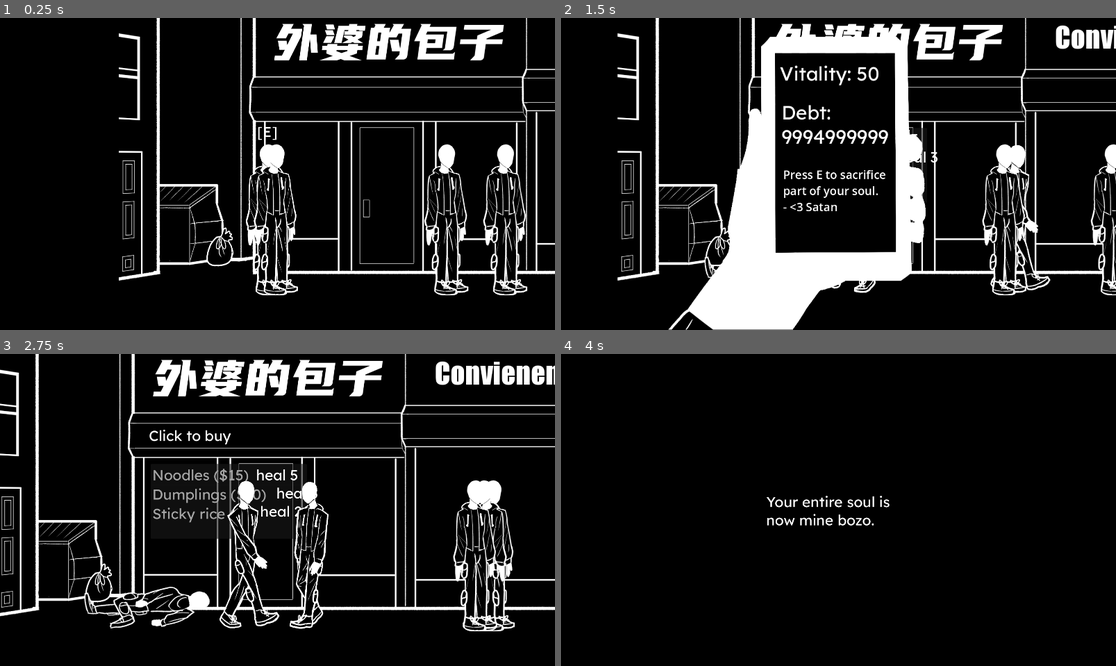
Above: before the commit, frames 1-4 (two rows, left to right).
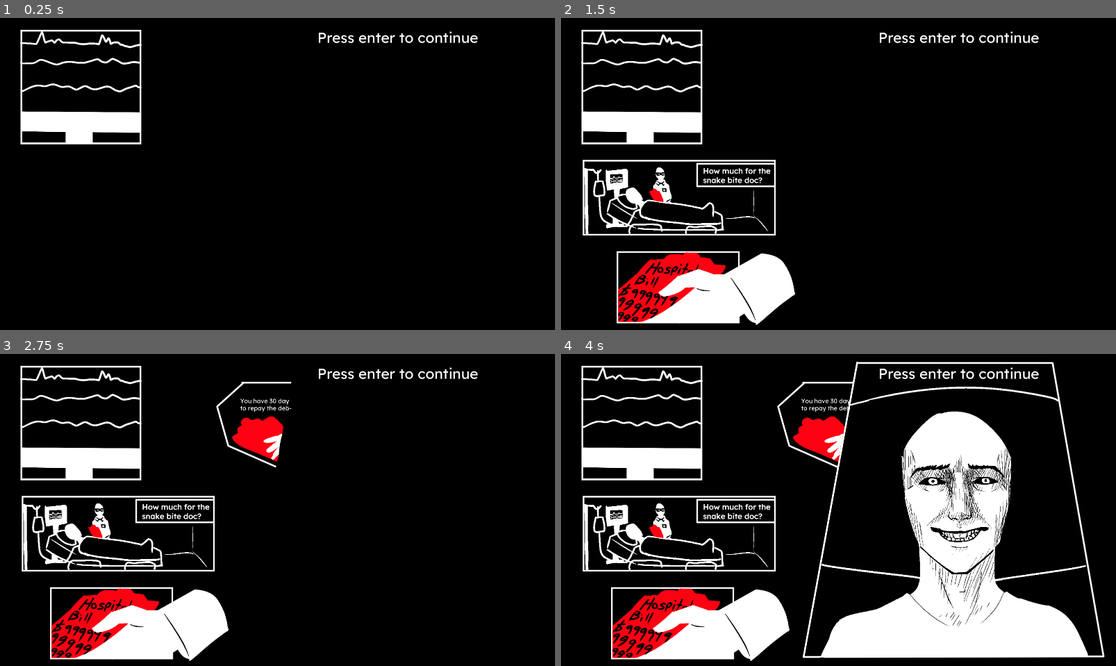
Above: after the commit, the same moments.

Repository: Cobble-Stun/Health-is-Currency
Game: Godot game, scene res://Scenes/intro.tscn
The game is run twice, just before and just after one commit, with the same random seed, the same clock (stepped at 60 frames per second) and the same inputs. Before the commit the project starts from res://Scenes/Street.tscn.
Inputs (mouse positions are in pixels of both pictures, inside the frame that each line leads up to):
- Up to frame 1 (0.25 s): no input
- Up to frame 2 (1.5 s): tap Enter at 0.5, 1.25 s; move the mouse to (960, 158) at 0.52 s; hold Right (Right) 0.53-1.28 s; tap Tab (Phone) at 0.6 s; tap E (Sacrifice) at 0.8, 1.35 s; move the mouse to (727, 189) at 1.27 s; hold Left (Left) from 1.28 s (still down)
- Up to frame 3 (2.75 s): tap Tab (Phone) at 1.55 s; tap E (Sacrifice) at 2, 2.3 s; move the mouse to (333, 441) at 2.02 s; release Left (Left) at 2.03 s; hold Right (Right) from 2.03 s (still down); click (333, 441) at 2.1 s
- Up to frame 4 (4 s): tap Enter at 2.75 s; move the mouse to (810, 572) at 2.77 s; tap Tab (Phone) at 2.85 s; tap E (Sacrifice) at 3.5, 3.6 s; move the mouse to (1005, 556) at 3.52 s; release Right (Right) at 3.53 s; hold Left (Left) from 3.53 s (still down)

The runs differ from the first frame. In frame 1, 15% of the frame differs, in the area x 3-100%, y 0-89%; in frame 2, 29%; in frame 3, 27%; in frame 4, 32%, in the area x 3-98%, y 2-99%.

Commit message:
Final Commit with bug fixes

Diff:
--- /dev/null
+++ b/Prefabs/Store3.gd
@@ -0,0 +1,11 @@
+extends "res://Scripts/Store.gd"
+
+@onready var chemNumberText = $"Text/Item descriptions"
+
+func _on_item_list_item_clicked(_index, _at_position, _mouse_button_index):
+	if globals.mysteryChems >= 3:
+		playerSound.stream = buySound
+		playerSound.play()
+		globals.debt -= 1000000
+		globals.mysteryChems -= 3
+		chemNumberText.text = "You have " + str(globals.mysteryChems)
--- a/Prefabs/enemy.tscn
+++ b/Prefabs/enemy.tscn
@@ -10,7 +10,7 @@
 [ext_resource type="Theme" uid="uid://defr2d40hwy3d" path="res://Application/UI.tres" id="8_d5ebf"]
 
 [sub_resource type="RectangleShape2D" id="RectangleShape2D_u8g0o"]
-size = Vector2(144, 518)
+size = Vector2(163, 518)
 
 [sub_resource type="SpriteFrames" id="SpriteFrames_5ijkp"]
 animations = [{
@@ -53,12 +53,12 @@
 
 [node name="Enemy" type="CharacterBody2D"]
 collision_layer = 2
+collision_mask = 2
 script = ExtResource("1_g8ymc")
 
 [node name="CollisionShape2D" type="CollisionShape2D" parent="."]
-position = Vector2(-9, 6)
+position = Vector2(-9.5, 0)
 shape = SubResource("RectangleShape2D_u8g0o")
-disabled = true
 
 [node name="AnimatedSprite2D" type="AnimatedSprite2D" parent="."]
 sprite_frames = SubResource("SpriteFrames_5ijkp")
--- a/Prefabs/store.tscn
+++ b/Prefabs/store.tscn
@@ -4,7 +4,7 @@
 [ext_resource type="Theme" uid="uid://defr2d40hwy3d" path="res://Application/UI.tres" id="2_iqhh2"]
 
 [sub_resource type="RectangleShape2D" id="RectangleShape2D_dpbg6"]
-size = Vector2(207, 472)
+size = Vector2(239.5, 472)
 
 [node name="Store" type="Area2D"]
 script = ExtResource("1_lq6ja")
@@ -21,6 +21,7 @@
 text = "Click to buy"
 
 [node name="ItemList" type="ItemList" parent="Text"]
+layout_mode = 0
 offset_left = 16.0
 offset_top = 106.0
 offset_right = 745.0
--- a/Scenes/Apartment.tscn
+++ b/Scenes/Apartment.tscn
@@ -51,7 +51,7 @@
 default_font_size = 30
 
 [sub_resource type="RectangleShape2D" id="RectangleShape2D_yb38g"]
-size = Vector2(374.5, 353)
+size = Vector2(412, 388)
 
 [node name="Apartment" type="Node2D"]
 
@@ -117,6 +117,15 @@
 text = "Press E to sacrifice part of your soul.
 - <3 Satan"
 
+[node name="Sleep" type="ColorRect" parent="Phone"]
+visible = false
+anchors_preset = 15
+anchor_right = 1.0
+anchor_bottom = 1.0
+grow_horizontal = 2
+grow_vertical = 2
+color = Color(0, 0, 0, 1)
+
 [node name="GameOverUI" type="ColorRect" parent="Phone"]
 visible = false
 anchors_preset = 15
@@ -146,10 +155,20 @@
 script = ExtResource("8_7jfhm")
 
 [node name="CollisionShape2D" type="CollisionShape2D" parent="SleepZone"]
-position = Vector2(469.75, 56.5)
+position = Vector2(451, 39)
 shape = SubResource("RectangleShape2D_yb38g")
 
 [node name="Timer" type="Timer" parent="SleepZone"]
+wait_time = 2.5
+
+[node name="RichTextLabel" type="RichTextLabel" parent="SleepZone"]
+visible = false
+offset_left = 288.0
+offset_top = -237.0
+offset_right = 397.0
+offset_bottom = -152.0
+theme = ExtResource("7_vksse")
+text = "[E]"
 
 [connection signal="body_entered" from="SleepZone" to="SleepZone" method="_on_body_entered"]
 [connection signal="body_exited" from="SleepZone" to="SleepZone" method="_on_body_exited"]
--- /dev/null
+++ b/Scenes/End.tscn
@@ -0,0 +1,35 @@
+[gd_scene load_steps=3 format=3 uid="uid://c4s8m7dmg8kab"]
+
+[ext_resource type="Theme" uid="uid://defr2d40hwy3d" path="res://Application/UI.tres" id="1_ko5ka"]
+[ext_resource type="Script" path="res://Scripts/ExitGame.gd" id="2_lh1yo"]
+
+[node name="End" type="Node2D"]
+
+[node name="CanvasLayer" type="CanvasLayer" parent="."]
+
+[node name="ColorRect" type="ColorRect" parent="CanvasLayer"]
+anchors_preset = 15
+anchor_right = 1.0
+anchor_bottom = 1.0
+grow_horizontal = 2
+grow_vertical = 2
+color = Color(0, 0, 0, 1)
+
+[node name="RichTextLabel" type="RichTextLabel" parent="CanvasLayer"]
+offset_left = 444.0
+offset_top = 300.0
+offset_right = 1524.0
+offset_bottom = 710.0
+theme = ExtResource("1_ko5ka")
+text = "Thanks for Playing! I'm sorry this game wasn't as good as I wanted it to be."
+
+[node name="Button" type="Button" parent="CanvasLayer"]
+offset_left = 858.0
+offset_top = 676.0
+offset_right = 968.0
+offset_bottom = 747.0
+theme = ExtResource("1_ko5ka")
+text = "Quit"
+script = ExtResource("2_lh1yo")
+
+[connection signal="pressed" from="CanvasLayer/Button" to="CanvasLayer/Button" method="_on_pressed"]
--- a/Scenes/Street.tscn
+++ b/Scenes/Street.tscn
@@ -1,11 +1,15 @@
-[gd_scene load_steps=16 format=3 uid="uid://caosqwpla8mi8"]
+[gd_scene load_steps=20 format=3 uid="uid://caosqwpla8mi8"]
 
 [ext_resource type="PackedScene" uid="uid://fuaplykj6mmt" path="res://Prefabs/player.tscn" id="2_hmyee"]
 [ext_resource type="Texture2D" uid="uid://carmgphtmub6v" path="res://Sprites/Backgrounds/Street.png" id="2_lo36n"]
 [ext_resource type="AudioStream" uid="uid://vtyoeouaskg2" path="res://Music/Calm before the Storm.ogg" id="3_4v41p"]
+[ext_resource type="Script" path="res://Scripts/Store1.gd" id="3_fl8hh"]
+[ext_resource type="Script" path="res://Scripts/Store2.gd" id="4_6yiyn"]
+[ext_resource type="Script" path="res://Scripts/EnemySpawner.gd" id="4_e2g7t"]
 [ext_resource type="Script" path="res://Scripts/Phone.gd" id="5_eocq7"]
-[ext_resource type="Script" path="res://Scenes/EnemySpawner.gd" id="5_k5qli"]
 [ext_resource type="PackedScene" uid="uid://0jnmi4ke1jw" path="res://Prefabs/enemy.tscn" id="5_s6yda"]
+[ext_resource type="Script" path="res://Prefabs/Store3.gd" id="5_tr7ef"]
+[ext_resource type="Script" path="res://Scripts/Store3Thing.gd" id="5_yup1i"]
 [ext_resource type="Texture2D" uid="uid://clot6sosggjmb" path="res://Sprites/Game Jam Phone Overlay.png" id="6_gifji"]
 [ext_resource type="Theme" uid="uid://defr2d40hwy3d" path="res://Application/UI.tres" id="7_nj1fw"]
 [ext_resource type="PackedScene" uid="uid://bcqe7f35gvo" path="res://Prefabs/load_scene.tscn" id="8_1p8uk"]
@@ -63,6 +67,7 @@
 
 [node name="Store" parent="." instance=ExtResource("9_qo3wo")]
 position = Vector2(-1129, 35)
+script = ExtResource("3_fl8hh")
 
 [node name="Text" parent="Store" index="1"]
 visible = false
@@ -72,58 +77,92 @@
 offset_bottom = -65.0
 
 [node name="ItemList" parent="Store/Text" index="1"]
-layout_mode = 0
 offset_left = 6.0
 offset_top = 124.0
 offset_right = 733.0
 offset_bottom = 382.0
 item_count = 2
-item_0/text = "Chemicals ($20)"
-item_1/text = "Candy ($2)"
+item_0/text = "Chemicals (200k)"
+item_1/text = "Candy (20k)"
 
 [node name="Item descriptions" parent="Store/Text" index="2"]
-offset_left = 297.0
-offset_top = 130.0
-offset_right = 1041.0
-offset_bottom = 334.0
+offset_left = 319.0
+offset_top = 134.0
+offset_right = 1063.0
+offset_bottom = 338.0
 text = "		 3 cook meth
 heal 1	"
 
 [node name="Store2" parent="." instance=ExtResource("9_qo3wo")]
 position = Vector2(-1986, 44)
+script = ExtResource("4_6yiyn")
 
 [node name="Text" parent="Store2" index="1"]
 visible = false
 offset_left = -340.0
 offset_top = -483.0
-offset_right = 263.0
+offset_right = 291.0
 offset_bottom = -41.0
 
 [node name="ItemList" parent="Store2/Text" index="1"]
-layout_mode = 0
 offset_left = 6.0
 offset_top = 130.0
-offset_right = 547.0
+offset_right = 626.0
 offset_bottom = 388.0
 item_count = 3
-item_0/text = "Noodles ($15)"
-item_1/text = "Dumplings ($10)"
-item_2/text = "Sticky rice ($5)"
+item_0/text = "Noodles (150k)"
+item_1/text = "Dumplings (100k)"
+item_2/text = "Sticky rice (50k)"
 
 [node name="Item descriptions" parent="Store2/Text" index="2"]
-offset_left = 371.0
-offset_top = 136.0
-offset_bottom = 342.0
+offset_left = 400.0
+offset_top = 141.0
+offset_right = 661.0
+offset_bottom = 347.0
 text = "heal 5
      heal 3
  heal 2"
 
+[node name="Store3Thing" type="Node" parent="."]
+script = ExtResource("5_yup1i")
+
+[node name="Store3" parent="." instance=ExtResource("9_qo3wo")]
+position = Vector2(1038, -37)
+script = ExtResource("5_tr7ef")
+
+[node name="CollisionShape2D" parent="Store3" index="0"]
+position = Vector2(11.75, -13)
+
+[node name="Text" parent="Store3" index="1"]
+visible = false
+offset_left = -208.0
+offset_top = -598.0
+offset_right = 311.0
+offset_bottom = -156.0
+text = "Got chemicals?
+(1 million for 3)"
+
+[node name="ItemList" parent="Store3/Text" index="1"]
+offset_left = 4.0
+offset_top = 130.0
+offset_right = 383.0
+offset_bottom = 216.0
+item_count = 1
+item_0/text = "Sell Chemicals"
+
+[node name="Item descriptions" parent="Store3/Text" index="2"]
+offset_left = 11.0
+offset_top = 213.0
+offset_right = 348.0
+offset_bottom = 291.0
+text = "You have x"
+
 [node name="Music" type="AudioStreamPlayer" parent="."]
 stream = ExtResource("3_4v41p")
 autoplay = true
 
-[node name="Node" type="Node" parent="."]
-script = ExtResource("5_k5qli")
+[node name="Enemy Spawner" type="Node" parent="."]
+script = ExtResource("4_e2g7t")
 enemyInstance = ExtResource("5_s6yda")
 
 [node name="Player" parent="." instance=ExtResource("2_hmyee")]
@@ -172,7 +211,7 @@
 offset_right = 144.0
 offset_bottom = 191.0
 theme = ExtResource("7_nj1fw")
-text = "Debt: 9999999999"
+text = "Debt: 99999999"
 
 [node name="Message" type="RichTextLabel" parent="Phone/PhoneOverlay"]
 offset_left = -146.617
@@ -212,5 +251,11 @@
 position = Vector2(-2813, -19)
 scenePath = "res://Scenes/Apartment.tscn"
 
+[connection signal="item_clicked" from="Store/Text/ItemList" to="Store" method="_on_item_list_item_clicked"]
+[connection signal="item_clicked" from="Store2/Text/ItemList" to="Store2" method="_on_item_list_item_clicked"]
+[connection signal="body_entered" from="Store3" to="Store3Thing" method="_on_store_3_body_entered"]
+[connection signal="item_clicked" from="Store3/Text/ItemList" to="Store3" method="_on_item_list_item_clicked"]
+
 [editable path="Store"]
 [editable path="Store2"]
+[editable path="Store3"]
--- /dev/null
+++ b/Scripts/ExitGame.gd
@@ -0,0 +1,4 @@
+extends Button
+
+func _on_pressed():
+	get_tree().quit()
--- a/Scripts/Globals.gd
+++ b/Scripts/Globals.gd
@@ -1,7 +1,7 @@
 extends Node
 
 var health = 100
-var debt = 9999999999
+var debt = 99999999
 var civilianAmount = 7
 var dayNumber = 1
 var mysteryChems = 0
--- a/Scripts/Player.gd
+++ b/Scripts/Player.gd
@@ -29,11 +29,15 @@
 		playerSprite.flip_h = false
 		camera.drag_horizontal_offset = 1
 
+	if globals.health > 100:
+		globals.health = 100
+
 	move_and_slide()
 	DeathCheck()
+	WinCheck()
 
 func DeathCheck():
-	if globals.health <= 0 and !dead or globals.debt >= 10000000000 and !dead:
+	if globals.health <= 0 and !dead or globals.debt >= 10000000000 and !dead or globals.dayNumber >= 4 and globals.debt > 0 and !dead:
 		Die()
 func Die():
 	playerSfx.stream = laugh
@@ -50,3 +54,7 @@
 	globals.mysteryChems = 0
 	dead = true
 	get_tree().change_scene_to_file("res://Scenes/Apartment.tscn")
+
+func WinCheck():
+	if globals.debt <= 0:
+		get_tree().change_scene_to_file("res://Scenes/End.tscn")
--- a/Scripts/SleepZone.gd
+++ b/Scripts/SleepZone.gd
@@ -3,6 +3,9 @@
 var canSleep = false
 
 @onready var timer = $Timer
+@onready var sleepBlack = get_parent().get_node("Phone/Sleep")
+@onready var soundPlayer = get_parent().get_node("Music")
+@onready var text = $RichTextLabel
 
 func _process(_delta):
 	if canSleep == true and Input.is_action_just_pressed("Sacrifice"):
@@ -10,13 +13,22 @@
 
 
 func sleep():
+	soundPlayer.stop()
 	globals.dayNumber += 1
+	globals.health = 100
+	globals.civilianAmount = 7
+	sleepBlack.visible = true
+	timer.start()
+	await timer.timeout
+	get_tree().change_scene_to_file("res://Scenes/Apartment.tscn")
 
 func _on_body_entered(body):
 	if body.name == "Player":
 		canSleep = true
+		text.visible = true
 
 
 func _on_body_exited(body):
 	if body.name == "Player":
 		canSleep = false
+		text.visible = false
--- a/Scripts/Store.gd
+++ b/Scripts/Store.gd
@@ -1,9 +1,10 @@
 extends Area2D
 
 var inStore = false
+var buySound = preload("res://Sounds/Buy.ogg")
+
 @onready var text = $Text
-@export var textMessage: String
-
+@onready var playerSound = get_parent().get_node("Player/AudioStreamPlayer")
 
 func _on_body_entered(body):
 	if body.name == "Player":
--- /dev/null
+++ b/Scripts/Store1.gd
@@ -0,0 +1,14 @@
+extends "res://Scripts/Store.gd"
+
+@onready var itemlist = $Text/ItemList
+
+func _on_item_list_item_clicked(index, _at_position, _mouse_button_index):
+	playerSound.stream = buySound
+	playerSound.play()
+	match index:
+		0:
+			globals.debt += 200000
+			globals.mysteryChems += 1
+		1:
+			globals.debt += 20000
+			globals.health += 1
--- /dev/null
+++ b/Scripts/Store2.gd
@@ -0,0 +1,17 @@
+extends "res://Scripts/Store.gd"
+
+@onready var itemlist = $Text/ItemList
+
+func _on_item_list_item_clicked(index, _at_position, _mouse_button_index):
+	playerSound.stream = buySound
+	playerSound.play()
+	match index:
+		0:
+			globals.debt += 150000
+			globals.health += 5
+		1:
+			globals.debt += 100000
+			globals.health += 3
+		2:
+			globals.debt += 50000
+			globals.health += 2
--- /dev/null
+++ b/Scripts/Store3Thing.gd
@@ -0,0 +1,6 @@
+extends Node
+
+@onready var chemNumberText = get_parent().get_node("Store3/Text/Item descriptions")
+
+func _on_store_3_body_entered(body):
+	chemNumberText.text = "You have " + str(globals.mysteryChems)
--- a/project.godot
+++ b/project.godot
@@ -11,7 +11,7 @@
 [application]
 
 config/name="Health is Currency"
-run/main_scene="res://Scenes/Street.tscn"
+run/main_scene="res://Scenes/intro.tscn"
 config/features=PackedStringArray("4.1", "GL Compatibility")
 boot_splash/show_image=false
 boot_splash/use_filter=false
Renamed: Scenes/EnemySpawner.gd -> Scripts/EnemySpawner.gd
Not shown, changed: Sounds/Buy.ogg.import
Not shown, changed: Sounds/Buy.ogg
